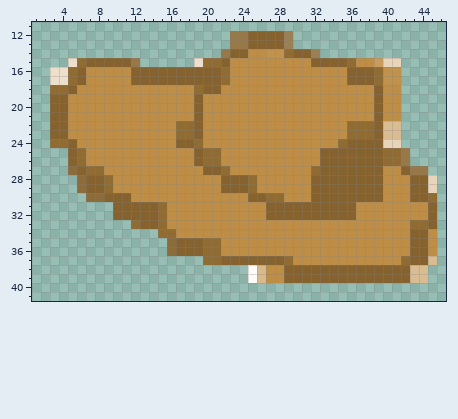
A pixel-art sprite gets an edit: Assets/Resources/Sprites/Items/cowboyhat.png. This is how it looked before the edit.
The file is 50x50 pixels. Colours within 5 levels of each other are drawn and written as one. Shown: x 1..46, y 11..41.
After:
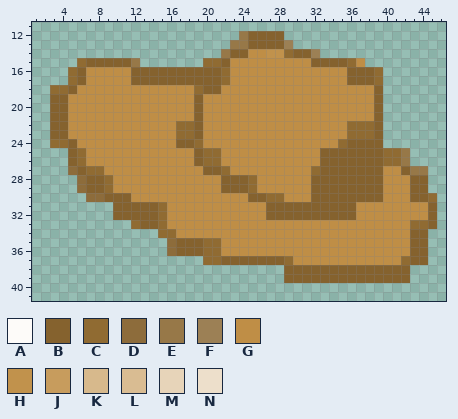
Palette (. is transparent): A #fdfbf9  B #85622e  C #906b32  D #8d6c3b  E #977848  F #9c8055  G #bf8e46  H #c1924c  J #c79c5d  K #d7b98c  L #d9bc92  M #e7d4b9  N #eddfcb
Changes in this commit:
The author cleared colour A in rows 38 to 39 at x 25.
The author cleared colour E in row 12 at x 23.
The author cleared colour F in row 12 at x 29.
The author cleared colour G in row 15 at x 38; in rows 18 to 21 at x 40 to 41; in rows 34 to 36 at x 45; in rows 38 to 39 at x 27 to 28.
The author cleared colour H in rows 16 to 17 at x 40 to 41.
The author cleared colour J in row 15 at x 39.
The author cleared colour K in rows 38 to 39 at x 26.
The author cleared colour L in rows 22 to 23 at x 40 to 41; in row 37 at x 45; in rows 38 to 39 at x 43 to 44.
The author cleared colour M in row 15 at x 40 to 41; in row 24 at x 40 to 41; in rows 28 to 29 at x 45.
The author cleared colour N in row 15 at x 5 and 19; in rows 16 to 17 at x 3 to 4.
